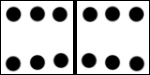
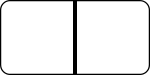
The second w=150, h=75 image is a revision of the first. Changes to its layers:
added group "Points R New" with 26 layers above "Points L New" over [81, 6, 140, 68]
hid group "Points R" (6 layers) over [80, 5, 146, 73]
hid group "Points L" (6 layers) over [4, 5, 70, 73]
removed layer "Ebene 1" over [0, 0, 150, 75]
added layer "Abgerundetes Rechteck 1" above "4" over [0, 0, 150, 75]
